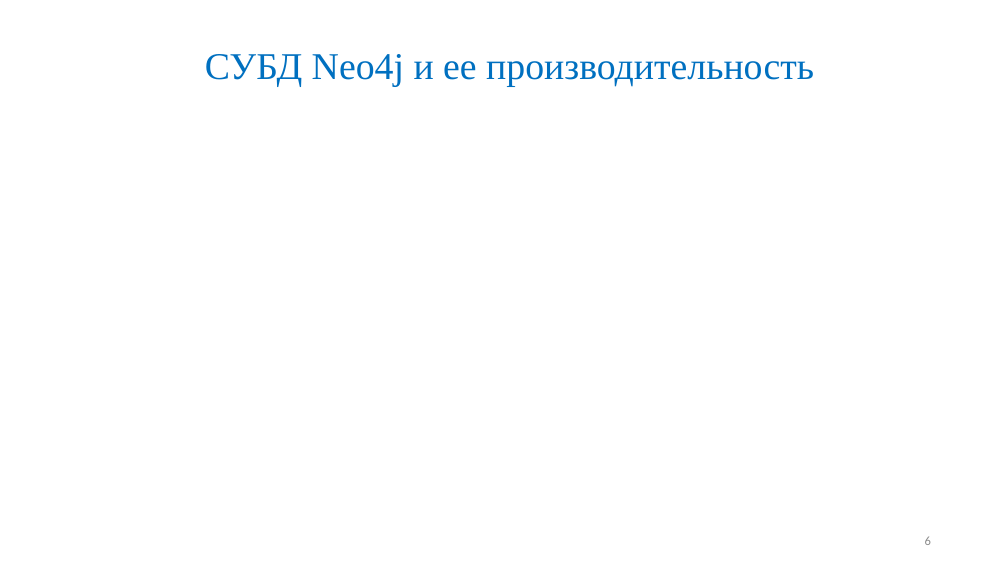
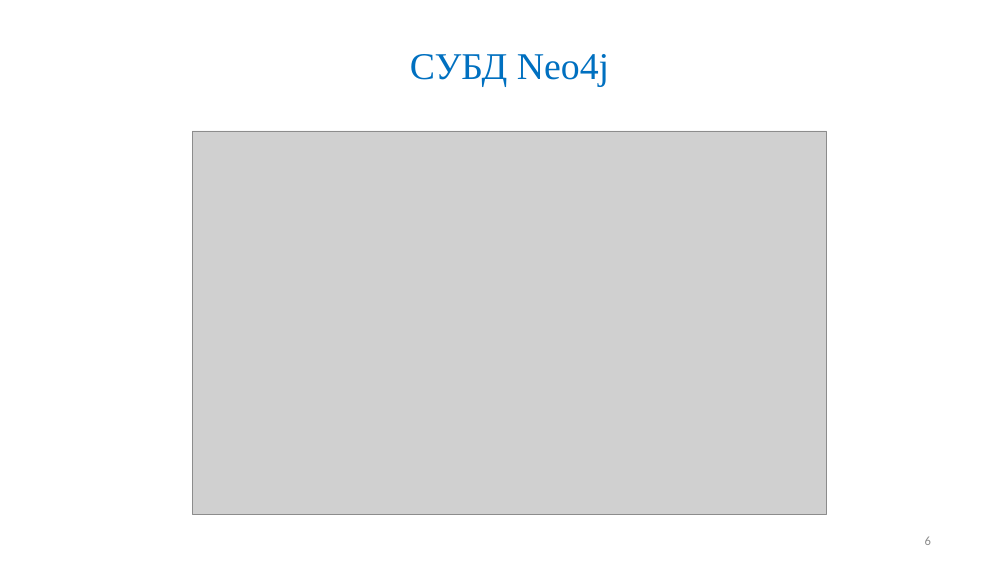
Before and after one commit to Maglus/-2017, a slide deck: slide 6 of Презентация ВКР2017.pptx. Drawn at 1008x567 pixels with LibreOffice and Linux fonts; fonts in the diff are those of the drawing; grey boxes stand for pictures. Boxes give left, top, right and bottom in pixels: in the first picture for what was removed or moved away, otherwise in the second. Text is boxed around its words. In the diff, an @@ line names an element or a change of style, - is before the commit and + after.

Commit message:
update

```diff
--- a/Презентация ВКР2017.pptx
+++ b/Презентация ВКР2017.pptx
@@ title at [410,54,609,87]: text changed @@
-СУБД Neo4j и ее производительность
+СУБД Neo4j
@@ picture added at [193,131,827,514] @@
```
Also in this commit, not shown: 3 other slides changed.
